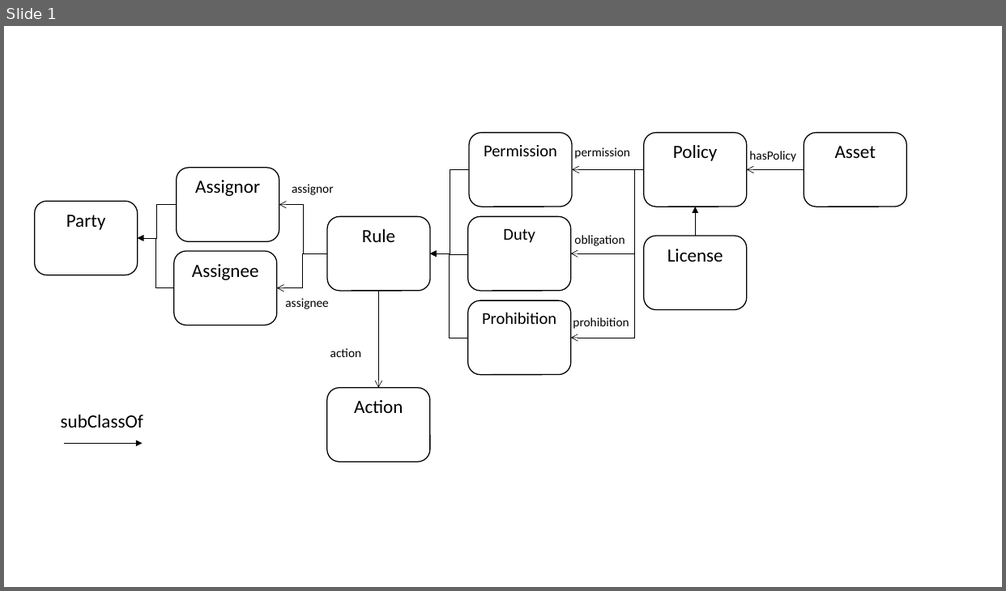
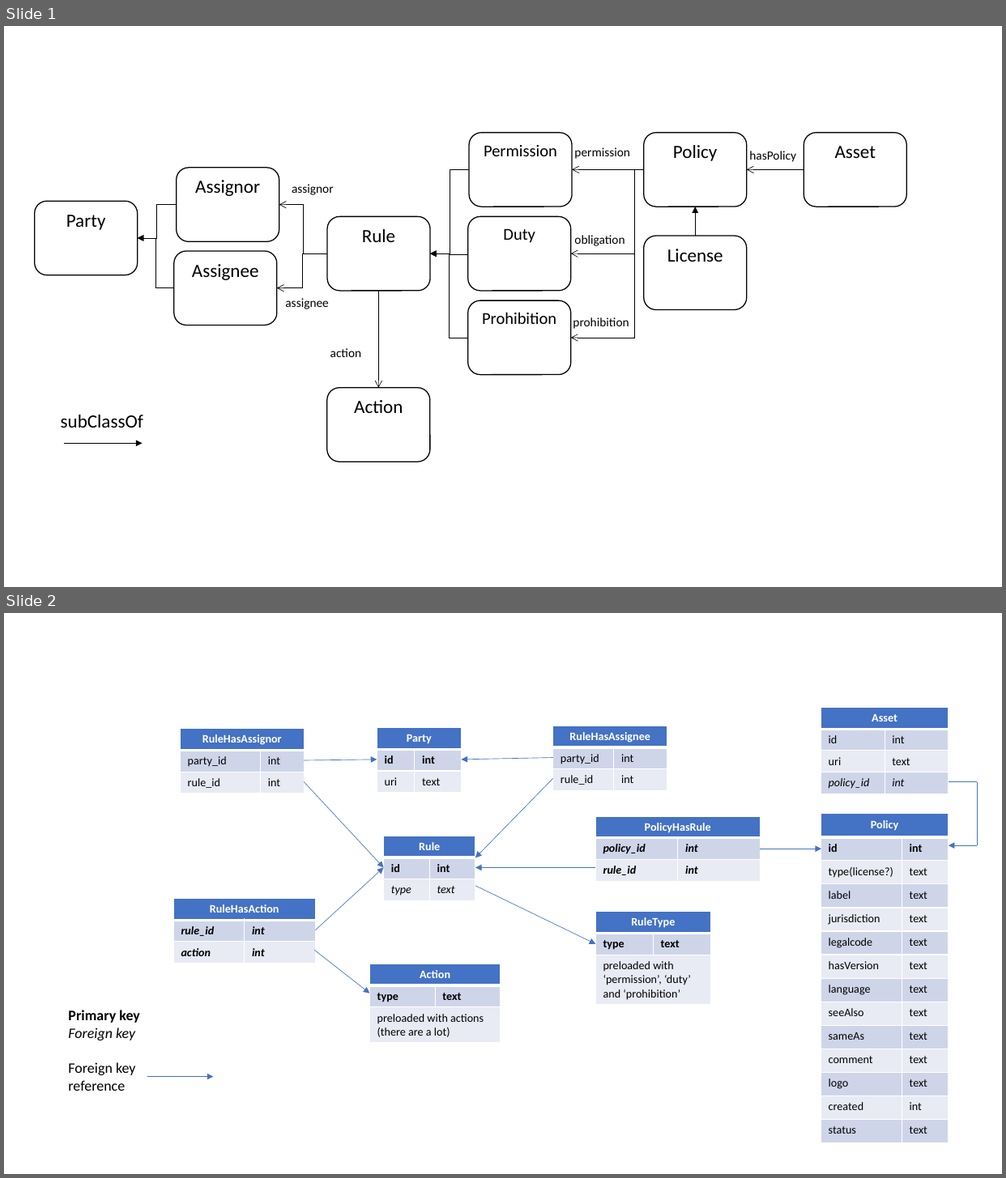
Before and after one commit to CSIRO-enviro-informatics/licences-catalogue, a slide deck: _docs/DataModel.pptx. Shown one above the other, each under a label of ours: slide 1 before the commit, slides 1 and 2 after it. The pictures are 1006x591 and 1006x1178 pixels, drawn with LibreOffice and Linux fonts; fonts in the diff are those of the drawing. Boxes give left, top, right and bottom in pixels: in the first picture for what was removed or moved away, otherwise in the second. Text is boxed around its words. In the diff, an @@ line names an element or a change of style, - is before the commit and + after.

Commit message:
Added database schema diagram

```diff
--- a/_docs/DataModel.pptx
+++ b/_docs/DataModel.pptx
@@ slide 2 added at [4,613,1002,1174], background #FFFFFF @@
@@ table added at [820,707,948,792], 4 rows, 2 columns @@
+Asset | 
+id | int
+uri | text
+policy_id | int
@@ table added at [180,728,304,792], 3 rows, 2 columns @@
+RuleHasAssignor | 
+party_id | int
+rule_id | int
@@ table added at [377,727,461,791], 3 rows, 2 columns @@
+Party | 
+id | int
+uri | text
@@ table added at [552,726,667,790], 3 rows, 2 columns @@
+RuleHasAssignee | 
+party_id | int
+rule_id | int
@@ arrow added from (552, 757) to (462, 760), #4472C4 0.5 pt @@
@@ arrow added from (305, 782) to (384, 867), #4472C4 0.5 pt @@
@@ arrow added from (305, 760) to (377, 760), #4472C4 0.5 pt @@
@@ arrow added from (552, 778) to (475, 858), #4472C4 0.5 pt @@
@@ line added from (948, 782) to (978, 782), #4472C4 0.5 pt @@
@@ line added from (978, 782) to (978, 845), #4472C4 0.5 pt @@
@@ table added at [595,816,760,880], 3 rows, 2 columns @@
+PolicyHasRule | 
+policy_id | int
+rule_id | int
@@ table added at [820,814,948,1143], 14 rows, 2 columns @@
+Policy | 
+id | int
+type(license?) | text
+label | text
+jurisdiction | text
+legalcode | text
+hasVersion | text
+language | text
+seeAlso | text
+sameAs | text
+comment | text
+logo | text
+created | int
+status | text
@@ table added at [384,836,475,900], 3 rows, 2 columns @@
+Rule | 
+id | int
+type | text
@@ arrow added from (760, 849) to (821, 849), #4472C4 0.5 pt @@
@@ arrow added from (978, 845) to (948, 845), #4472C4 0.5 pt @@
@@ arrow added from (315, 931) to (384, 867), #4472C4 0.5 pt @@
@@ arrow added from (595, 867) to (475, 867), #4472C4 0.5 pt @@
@@ table added at [173,898,315,962], 3 rows, 2 columns @@
+RuleHasAction | 
+rule_id | int
+action | int
@@ arrow added from (475, 886) to (595, 944), #4472C4 0.5 pt @@
@@ table added at [595,912,710,1003], 3 rows, 2 columns @@
+RuleType | 
+type | text
+preloaded with ‘permission’, ‘duty’ and ‘prohibition’ | 
@@ arrow added from (315, 950) to (370, 994), #4472C4 0.5 pt @@
@@ table added at [370,964,501,1041], 3 rows, 2 columns @@
+Action | 
+type | text
+preloaded with actions (there are a lot) | 
@@ text added at [68,1010,140,1091], 14 pt, text #000000 @@
+Primary key
+Foreign key
+Foreign key reference
@@ arrow added from (147, 1077) to (214, 1077), #4472C4 0.5 pt @@
```
